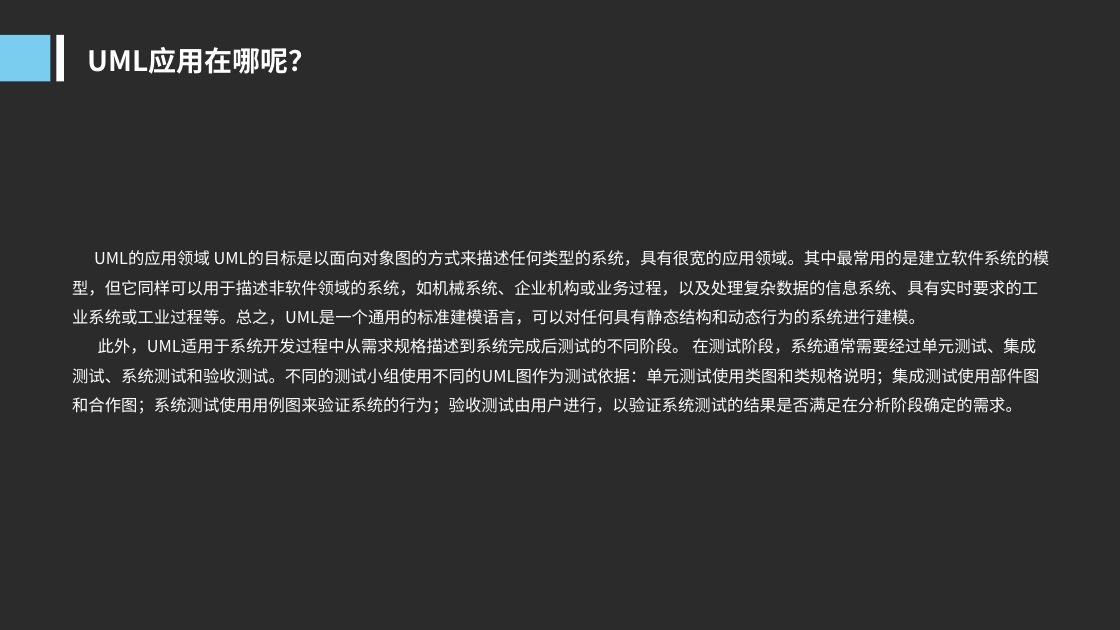
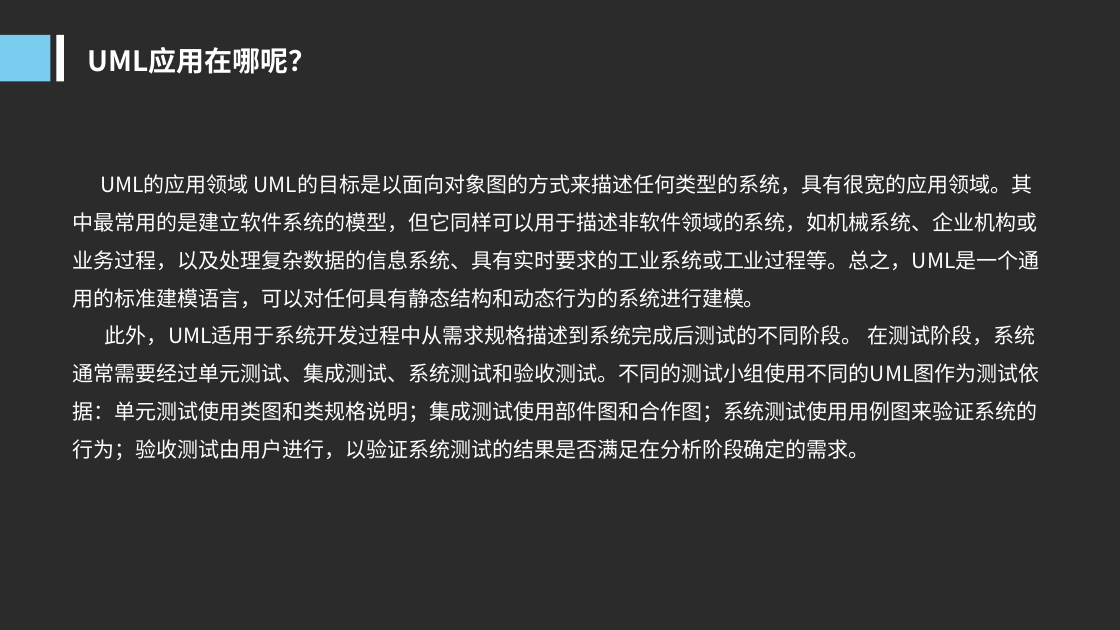
Before and after one commit to woncat/PRD2017, a slide deck: slide 22 of PRD-2017-G25-UML概述PPT V1.0.ppt (slide 21 before the commit). Drawn at 1120x630 pixels with LibreOffice and Linux fonts; fonts in the diff are those of the drawing; background and template pictures are left out; a plain dark background stands for a picture behind light text. Boxes give left, top, right and bottom in pixels: in the first picture for what was removed or moved away, otherwise in the second. Text is boxed around its words. In the diff, an @@ line names an element or a change of style, - is before the commit and + after.

```diff
--- a/PRD-2017-G25-UML概述PPT V1.0.ppt
+++ b/PRD-2017-G25-UML概述PPT V1.0.ppt
@@ text "UML的应用领域 UML的目标是以面向对象图的方式来描述任何类型的系统，具有很宽的应用领域。其中最常用的是建立软件系统的 ..." moved from (x1=72, y1=250, x2=1050, y2=414) to (x1=72, y1=174, x2=1039, y2=460) @@
@@ text "UML的应用领域 UML的目标是以面向对象图的方式来描述任何类型的系统，具有很宽的应用领域。其中最常用的是建立软件系统的 ..." at (x1=72, y1=174, x2=1039, y2=460): size 14 to 18 pt @@
```
Also in this commit, not shown: 11 other slides changed, 1 slide added.
